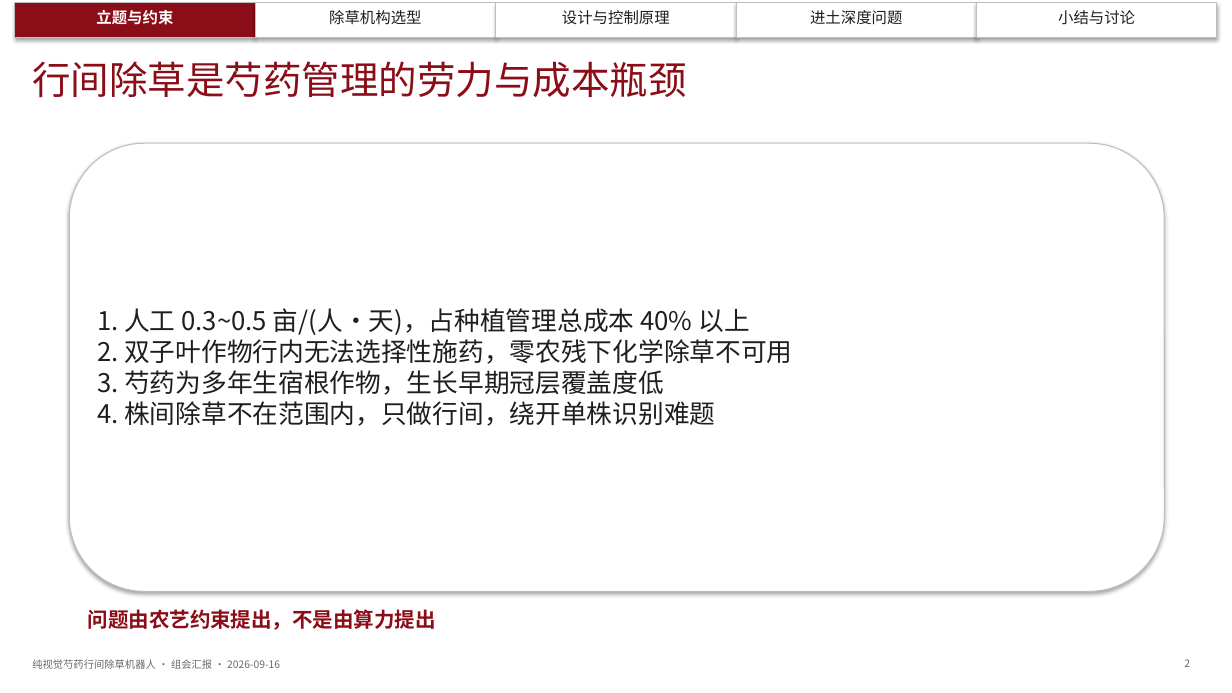
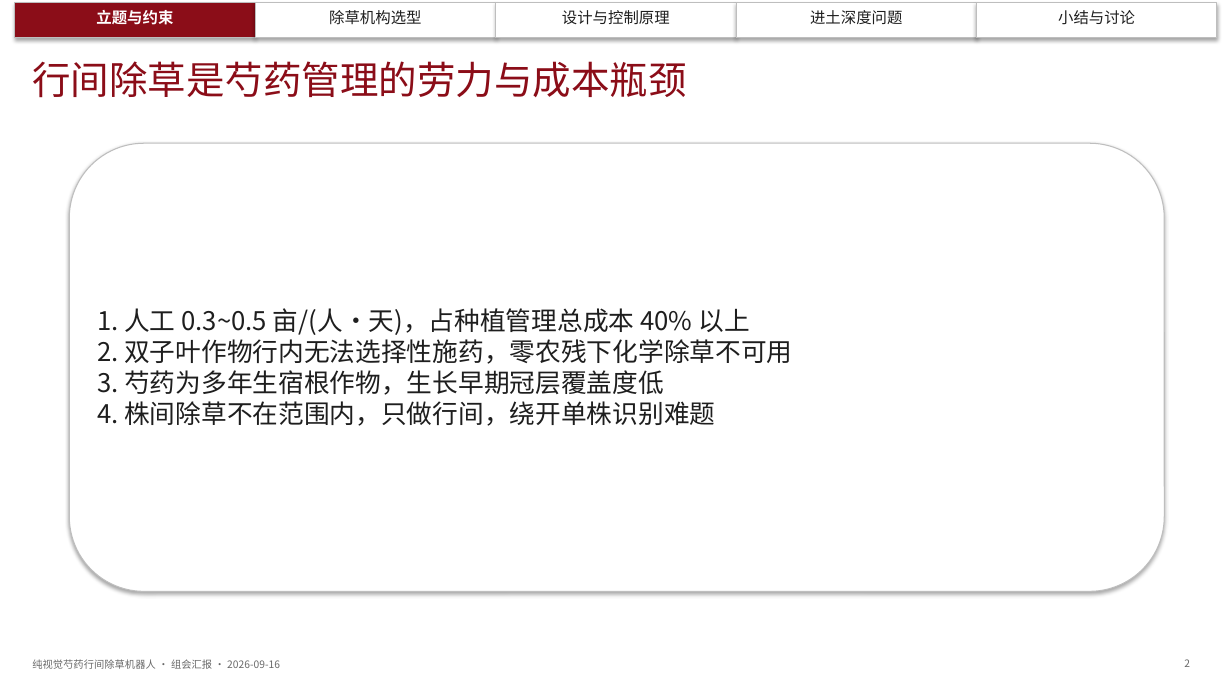
Before and after one commit to dangan2276326123-svg/zcode-chucao, a slide deck: slide 2 of docs/组会汇报_20260916/组会汇报_纯视觉芍药行间除草机器人_20260916.pptx. Drawn at 1232x693 pixels with LibreOffice and Linux fonts; fonts in the diff are those of the drawing. Boxes give left, top, right and bottom in pixels: in the first picture for what was removed or moved away, otherwise in the second. Text is boxed around its words. In the diff, an @@ line names an element or a change of style, - is before the commit and + after.

```diff
--- a/docs/组会汇报_20260916/组会汇报_纯视觉芍药行间除草机器人_20260916.pptx
+++ b/docs/组会汇报_20260916/组会汇报_纯视觉芍药行间除草机器人_20260916.pptx
@@ text removed at [88,609,436,630] @@
-问题由农艺约束提出，不是由算力提出
```
Also in this commit, not shown: 12 other slides changed, 2 other files.
